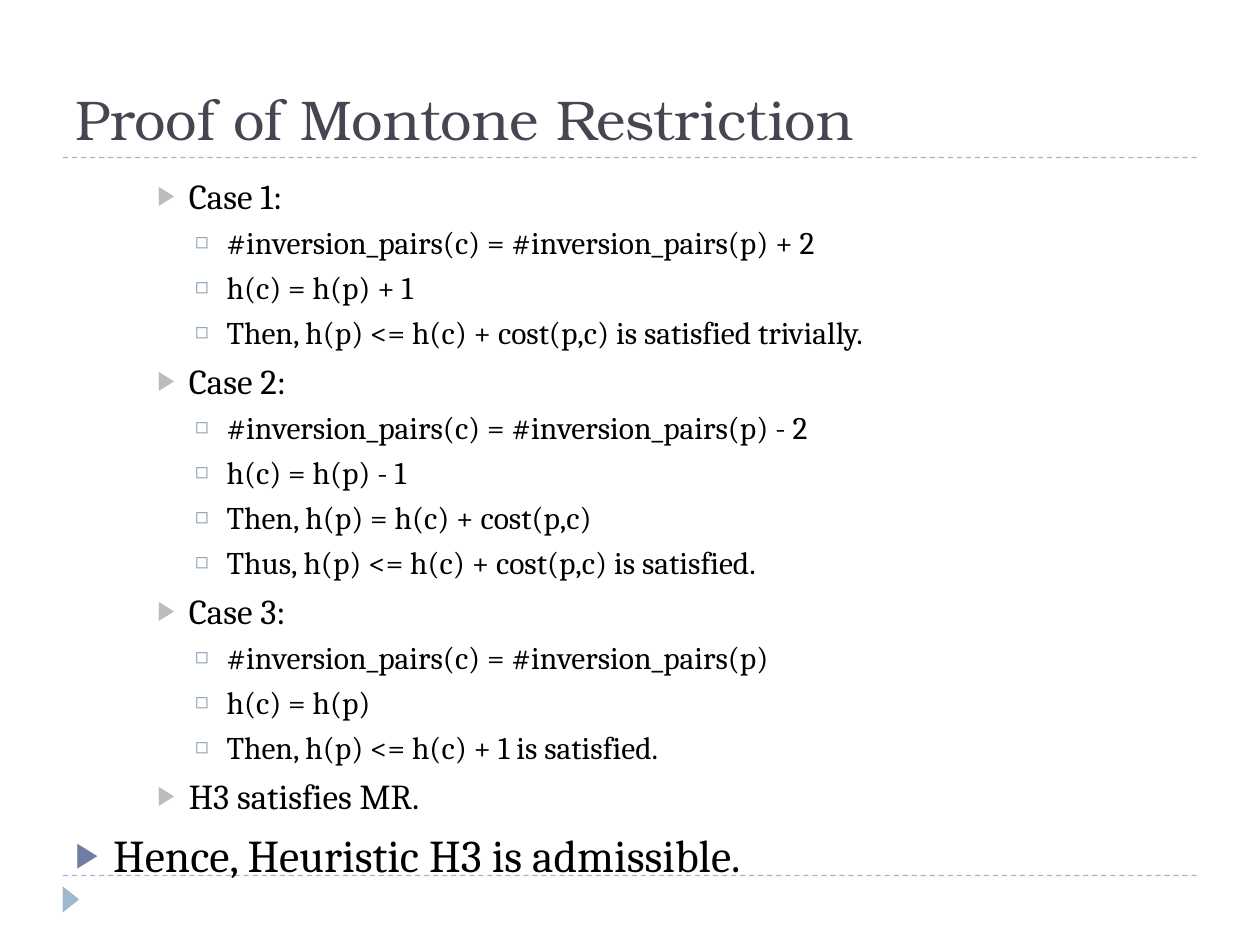
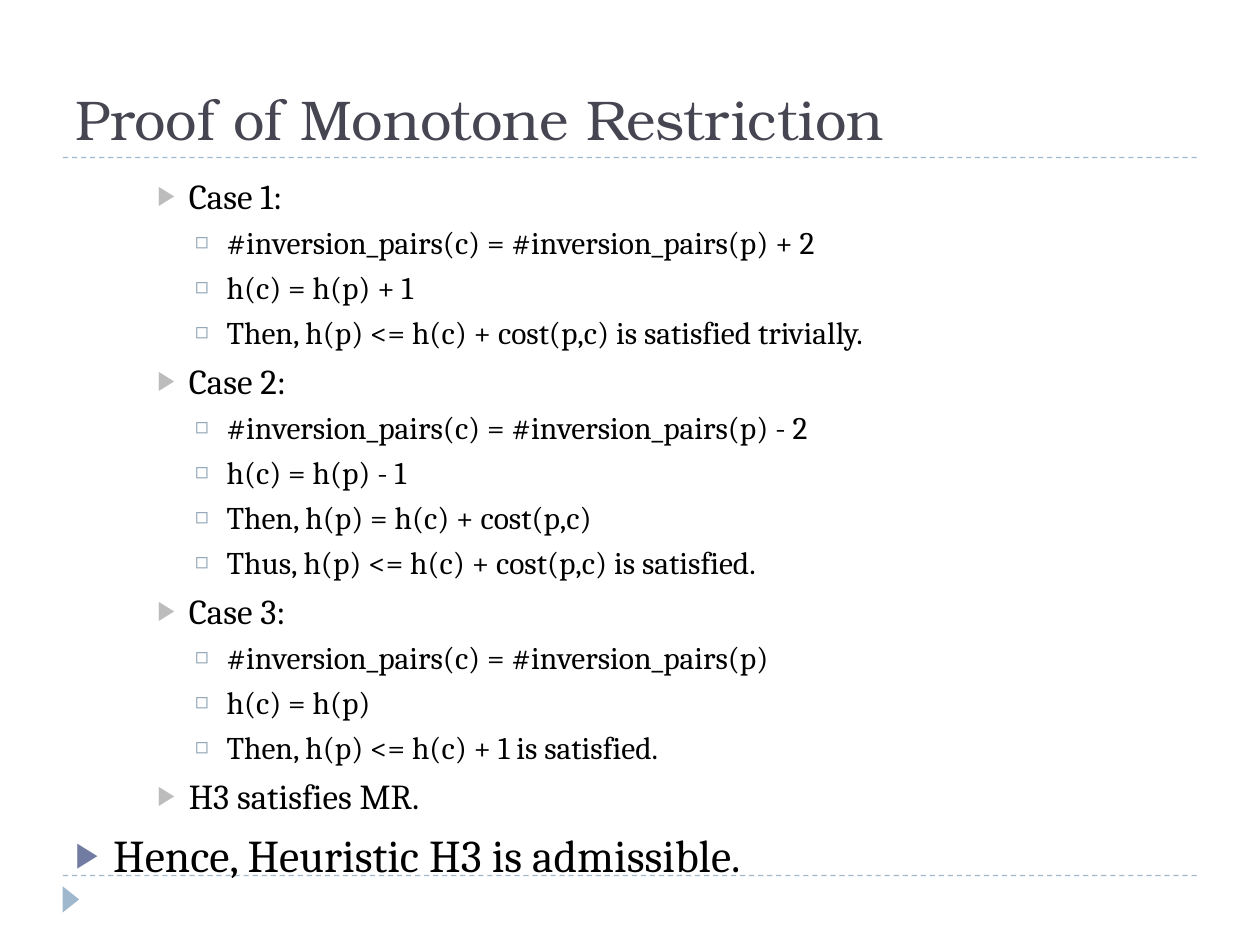
Before and after one commit to mayank127/AILab, a slide deck: slide 9 of slides/Astar.pptx. Drawn at 1260x945 pixels with LibreOffice and Linux fonts; fonts in the diff are those of the drawing. Boxes give left, top, right and bottom in pixels: in the first picture for what was removed or moved away, otherwise in the second. Text is boxed around its words. In the diff, an @@ line names an element or a change of style, - is before the commit and + after.

```diff
--- a/slides/Astar.pptx
+++ b/slides/Astar.pptx
@@ title at <box>75,99,884,141</box>: text changed @@
-Proof of Montone Restriction
+Proof of Monotone Restriction
```
Also in this commit, not shown: 3 other slides changed, 9 slides added, 2 slides removed.
